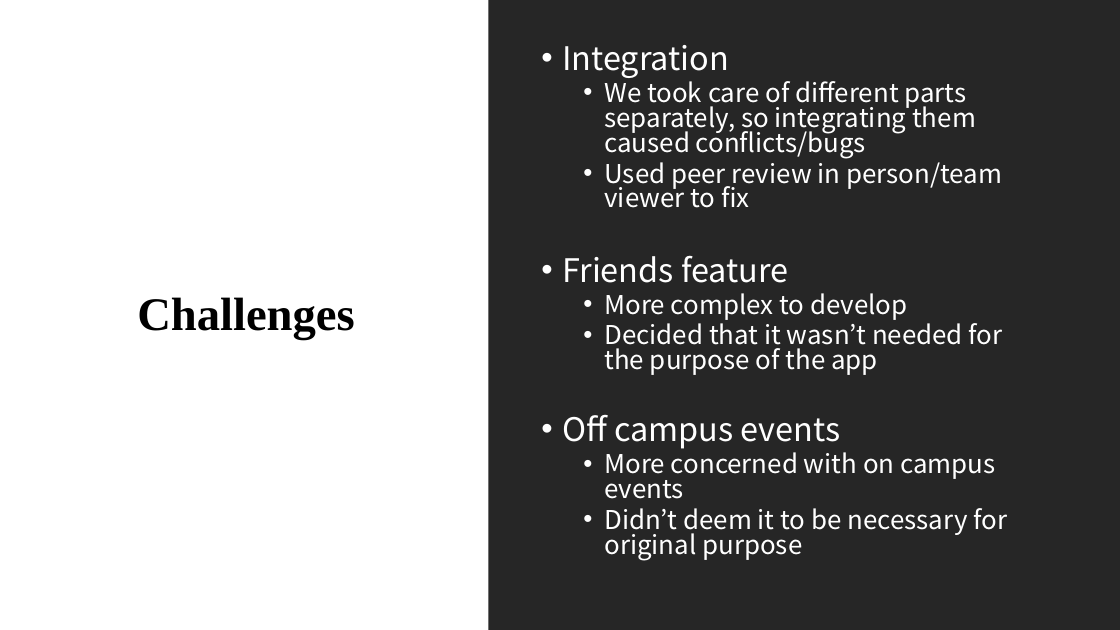
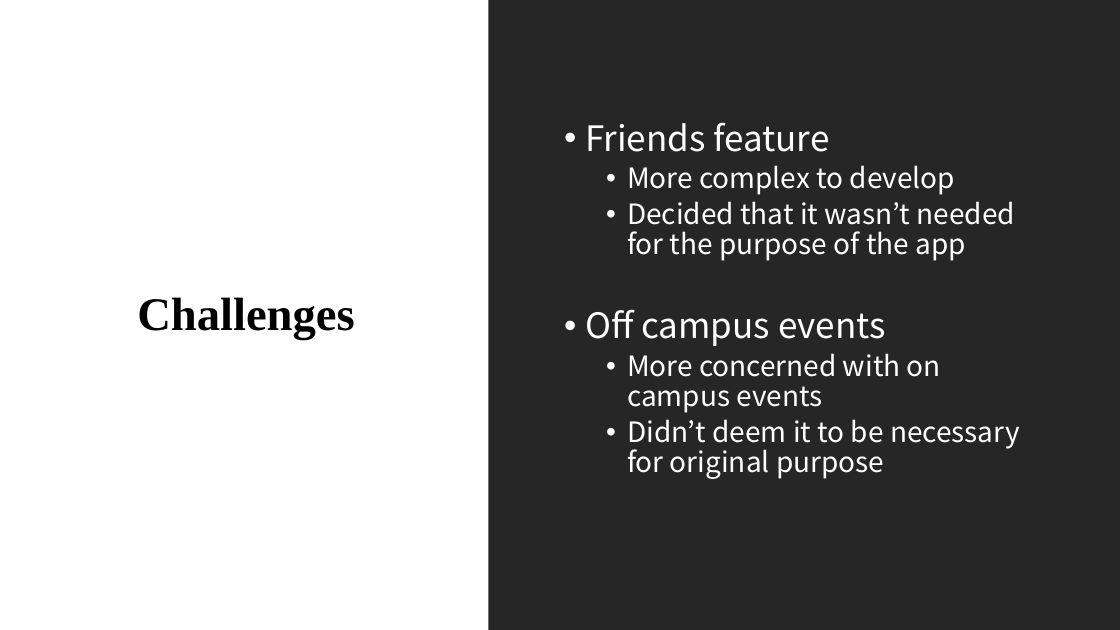
Before and after one commit to Computer-Girl/3308Project, a slide deck: slide 15 of LetsGo.pptx (slide 14 before the commit). Drawn at 1120x630 pixels with LibreOffice and Linux fonts; fonts in the diff are those of the drawing. Boxes give left, top, right and bottom in pixels: in the first picture for what was removed or moved away, otherwise in the second. Text is boxed around its words. In the diff, an @@ line names an element or a change of style, - is before the commit and + after.

```diff
--- a/LetsGo.pptx
+++ b/LetsGo.pptx
@@ text at [562,45,1002,208]: paragraphs removed @@
-• Integration
-  • We took care of different parts separately, so integrating them caused conflicts/bugs
-  • Used peer review in person/team viewer to fix
@@ text "Friends feature": place and size @@
-text "Friends feature" at [562,45,1007,560]
+text "Friends feature" at [585,122,1020,479]
@@ text "Friends feature" at [585,122,1020,479]: size 27.8 to 30 pt in "Friends feature", "Off campus events"; size 22.2 to 24 pt in "More complex to develop", "Decided that it wasn’t needed for the ...", "More concerned with on campus events", "Didn’t deem it to be necessary for ..."; line spacing 0.8 to 0.9 @@
```
Also in this commit, not shown: 4 other slides changed, 1 slide added.
